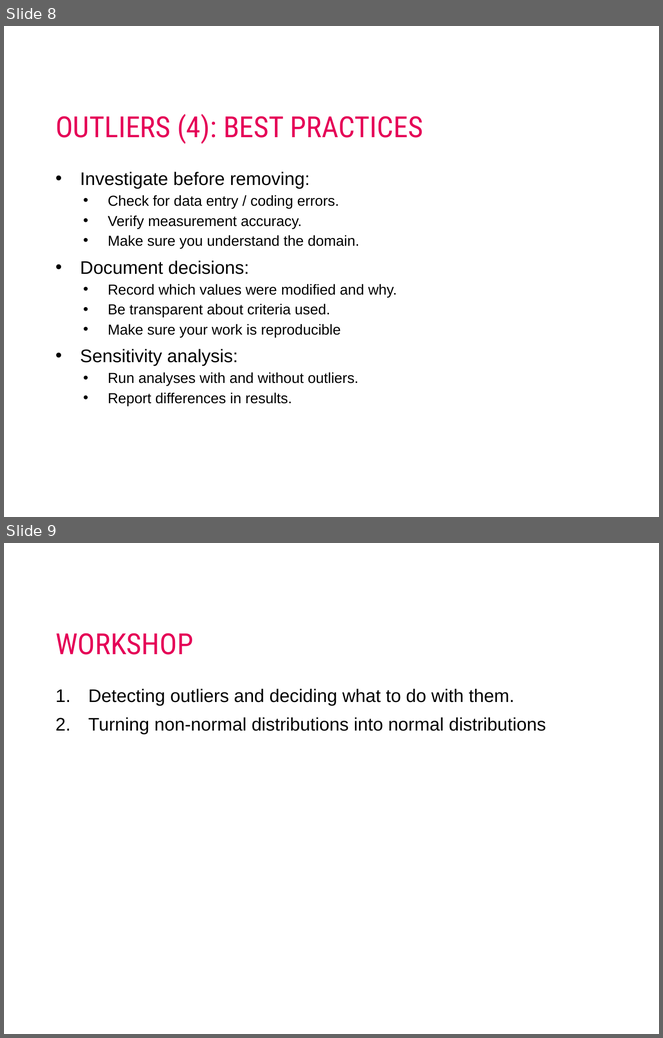
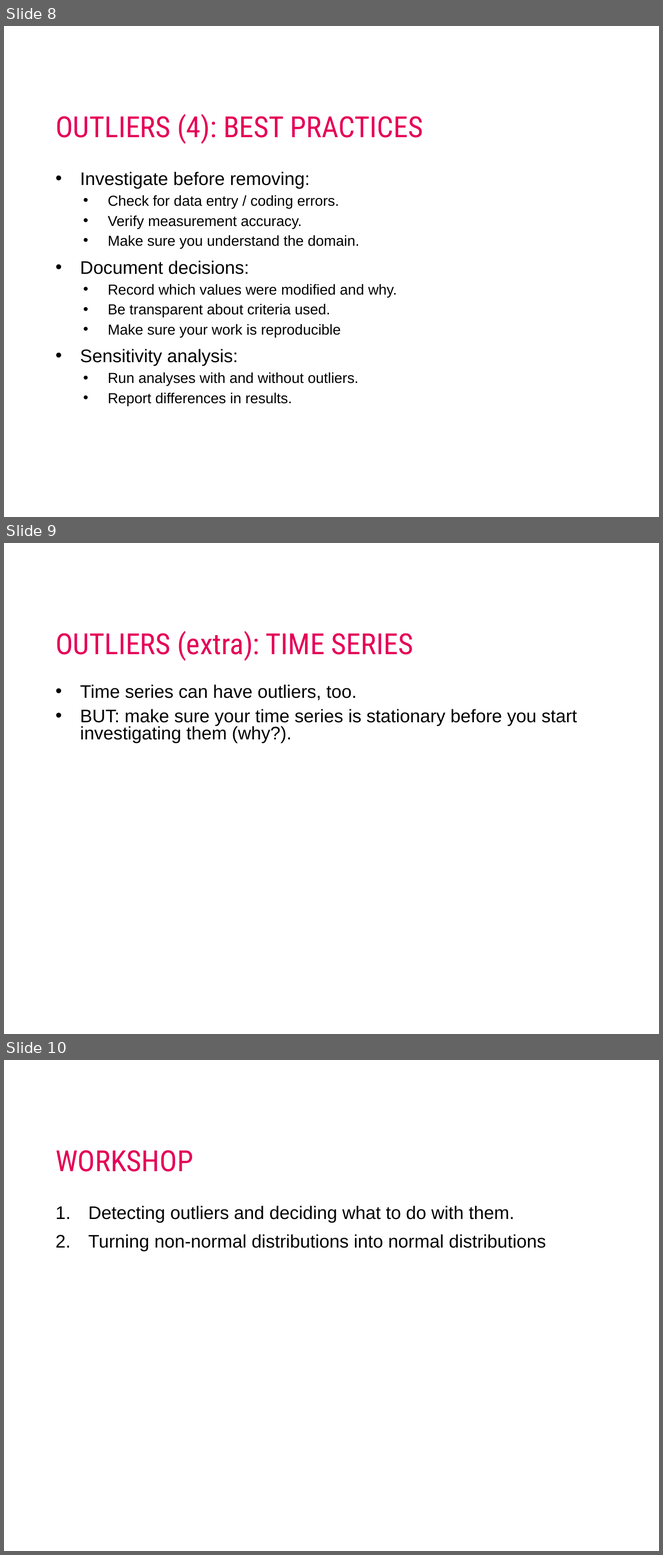
Before and after one commit to AIM-MADS-DATEXP/lesson-outliers-missing-data-erroneous-data, a slide deck: lesson-outliers.pptx. Shown one above the other, each under a label of ours: slides 8 and 9 before the commit, slides 8, 9 and 10 after it. The pictures are 663x1038 and 663x1555 pixels, drawn with LibreOffice and Linux fonts; fonts in the diff are those of the drawing; background and template pictures are left out. Boxes give left, top, right and bottom in pixels: in the first picture for what was removed or moved away, otherwise in the second. Text is boxed around its words. In the diff, an @@ line names an element or a change of style, - is before the commit and + after.

```diff
--- a/lesson-outliers.pptx
+++ b/lesson-outliers.pptx
@@ slide 9 added at (4, 543, 659, 1034), background #FFFFFF @@
@@ title added at (55, 631, 413, 661), 32 pt, text #E50056 @@
+OUTLIERS (extra): TIME SERIES
@@ text added at (80, 684, 577, 743), 20 pt, text #000000 @@
+• Time series can have outliers, too.
+• BUT: make sure your time series is stationary before you start investigating them (why?).
@@ what was slide 9 is now slide 10 @@
```
Also in this commit, not shown: 1 other file.
